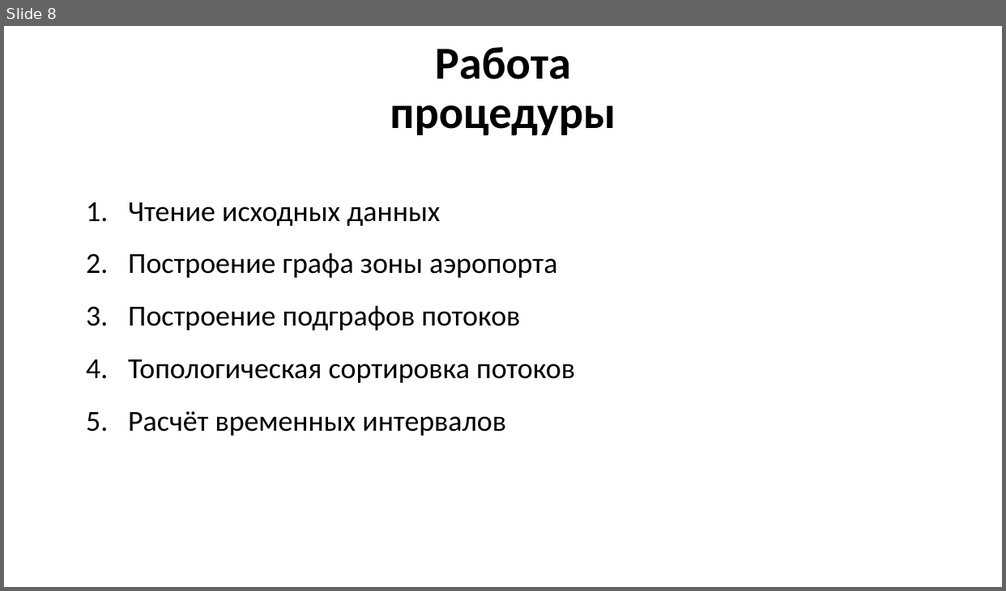
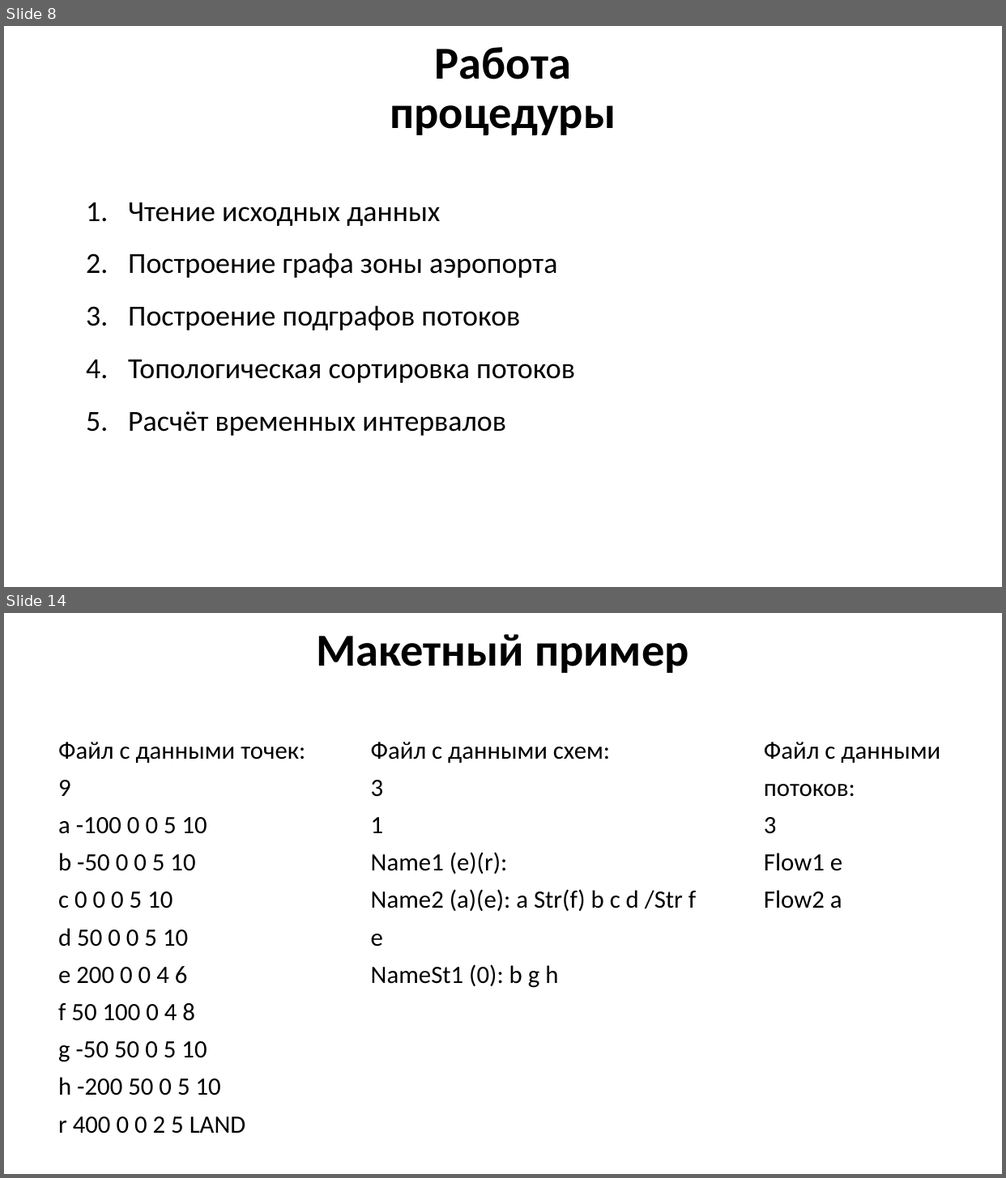
Before and after one commit to GooDgRaF/Bachelor_diplom, a slide deck: Диплом/Презентация ВКР.pptx. Shown one above the other, each under a label of ours: slide 8 before the commit, slides 8 and 14 after it; the slides between them are not shown. The pictures are 1006x591 and 1006x1178 pixels, drawn with LibreOffice and Linux fonts; fonts in the diff are those of the drawing; background and template pictures are left out. Boxes give left, top, right and bottom in pixels: in the first picture for what was removed or moved away, otherwise in the second. Text is boxed around its words. In the diff, an @@ line names an element or a change of style, - is before the commit and + after.

```diff
--- a/Диплом/Презентация ВКР.pptx
+++ b/Диплом/Презентация ВКР.pptx
@@ slide 14 added at <box>4,613,1002,1174</box>, background picture (left out) @@
@@ text added at <box>316,634,689,673</box>, 44 pt, text #000000, bold @@
+Макетный пример
@@ text added at <box>58,742,305,1134</box>, 24 pt, text #000000 @@
+Файл с данными точек:
+9
+a -100 0 0 5 10
+b -50 0 0 5 10
+c 0 0 0 5 10
+d 50 0 0 5 10
+e 200 0 0 4 6
+f 50 100 0 4 8
+g -50 50 0 5 10
+h -200 50 0 5 10
+r 400 0 0 2 5 LAND
@@ text added at <box>371,742,696,988</box>, 24 pt, text #000000 @@
+Файл с данными схем:
+3
+1
+Name1 (e)(r):
+Name2 (a)(e): a Str(f) b c d /Str f e
+NameSt1 (0): b g h
@@ text added at <box>764,742,940,909</box>, 24 pt, text #000000 @@
+Файл с данными потоков:
+3
+Flow1 e
+Flow2 a
```
Also in this commit, not shown: 9 other slides added, 5 other files.
